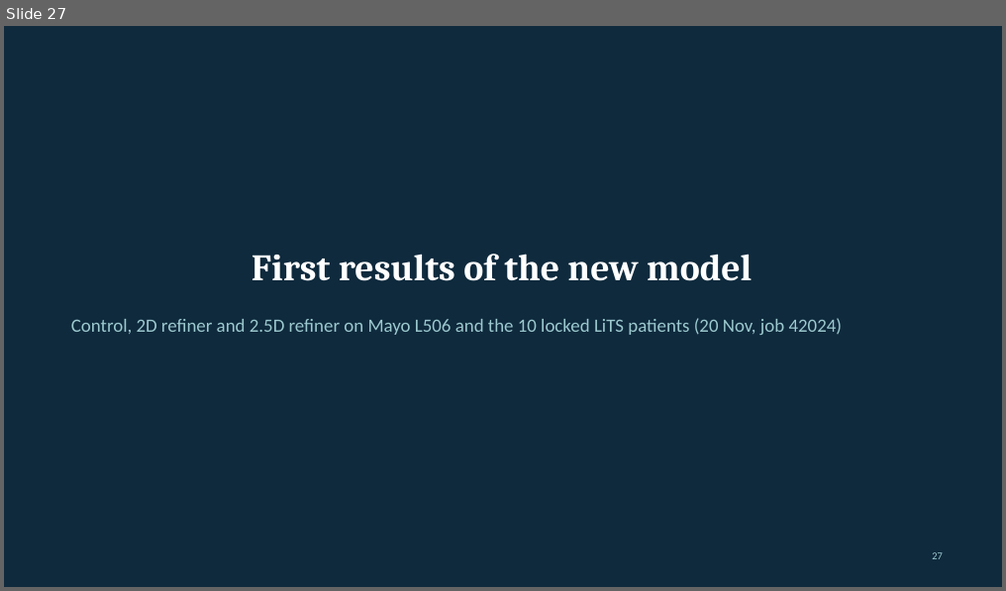
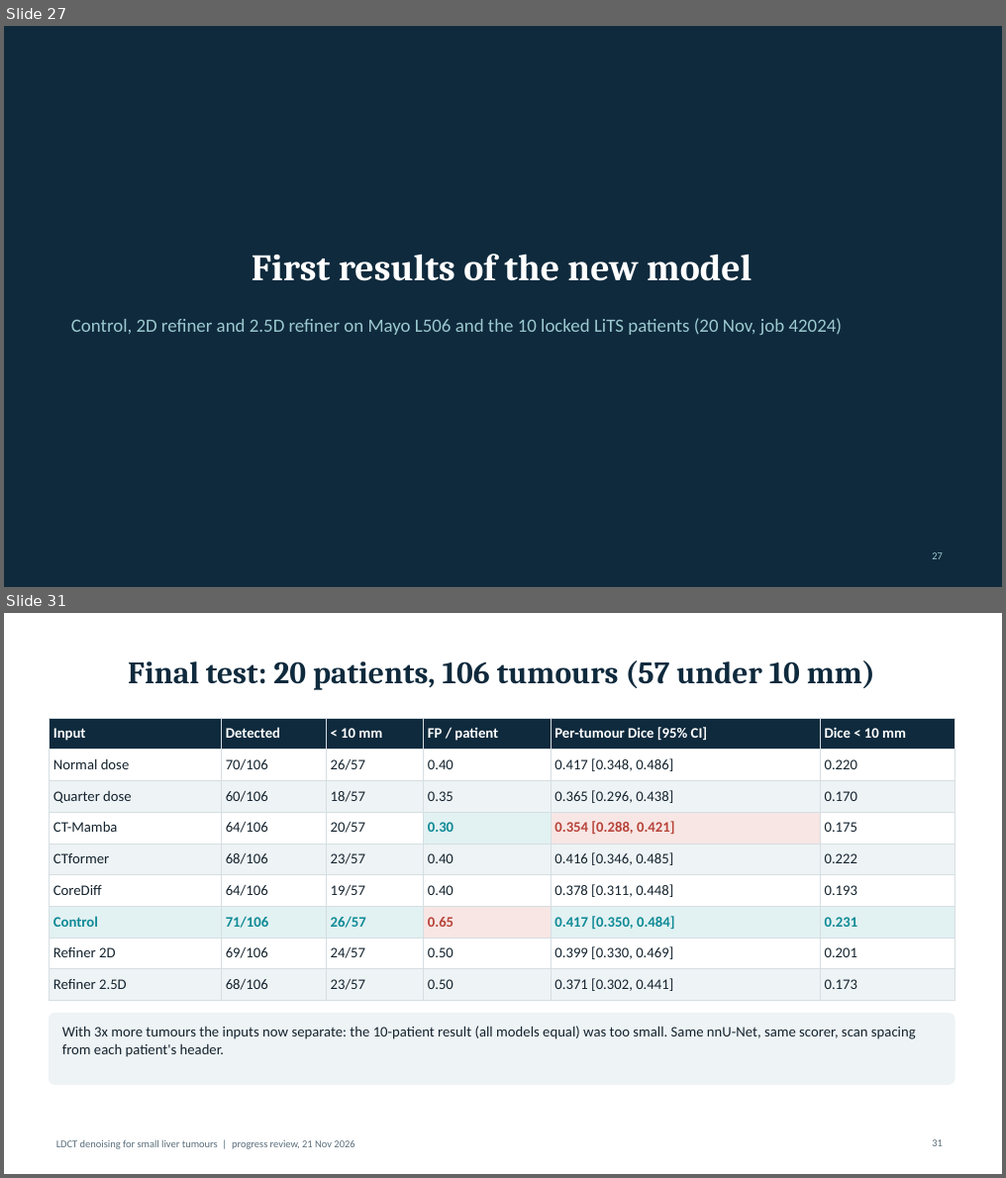
Before and after one commit to Vaideesh-k/ldct-bench, a slide deck: docs/report/LDCT_Refiner_Results.pptx. Shown one above the other, each under a label of ours: slide 27 before the commit, slides 27 and 31 after it; the slides between them are not shown. The pictures are 1006x591 and 1006x1178 pixels, drawn with LibreOffice and Linux fonts; fonts in the diff are those of the drawing. Boxes give left, top, right and bottom in pixels: in the first picture for what was removed or moved away, otherwise in the second. Text is boxed around its words. In the diff, an @@ line names an element or a change of style, - is before the commit and + after.

```diff
--- a/docs/report/LDCT_Refiner_Results.pptx
+++ b/docs/report/LDCT_Refiner_Results.pptx
@@ slide 31 added at [4, 613, 1002, 1174], background #FFFFFF @@
@@ title added at [128, 661, 875, 690], 30 pt, text #0F2A3D, bold @@
+Final test: 20 patients, 106 tumours (57 under 10 mm)
@@ table added at [49, 718, 954, 995], 9 rows, 6 columns @@
+Input | Detected | < 10 mm | FP / patient | Per-tumour Dice [95% CI] | Dice < 10 mm
+Normal dose | 70/106 | 26/57 | 0.40 | 0.417 [0.348, 0.486] | 0.220
+Quarter dose | 60/106 | 18/57 | 0.35 | 0.365 [0.296, 0.438] | 0.170
+CT-Mamba | 64/106 | 20/57 | 0.30 | 0.354 [0.288, 0.421] | 0.175
+CTformer | 68/106 | 23/57 | 0.40 | 0.416 [0.346, 0.485] | 0.222
+CoreDiff | 64/106 | 19/57 | 0.40 | 0.378 [0.311, 0.448] | 0.193
+Control | 71/106 | 26/57 | 0.65 | 0.417 [0.350, 0.484] | 0.231
+Refiner 2D | 69/106 | 24/57 | 0.50 | 0.399 [0.330, 0.469] | 0.201
+Refiner 2.5D | 68/106 | 23/57 | 0.50 | 0.371 [0.302, 0.441] | 0.173
@@ rounded rectangle added at [49, 1014, 954, 1084], fill #EEF3F5, outline #EEF3F5 1 pt @@
@@ text added at [62, 1026, 916, 1058], 14 pt, text #14232E @@
+With 3x more tumours the inputs now separate: the 10-patient result (all models equal) was too small. Same nnU-Net, same scorer, scan spacing from each patient's header.
@@ text added at [56, 1140, 354, 1150], 10 pt, text #5B6F7C @@
+LDCT denoising for small liver tumours | progress review, 21 Nov 2026
@@ page number added at [932, 1140, 943, 1147], 10 pt, text #5B6F7C @@
+31
```
Also in this commit, not shown: 25 slides changed, 1 other slide added, 55 other files.
